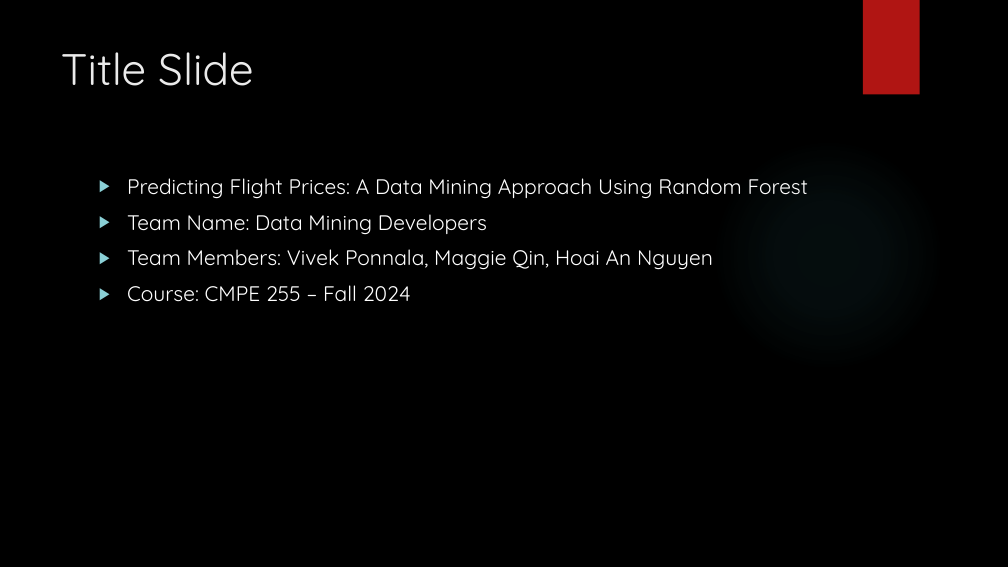
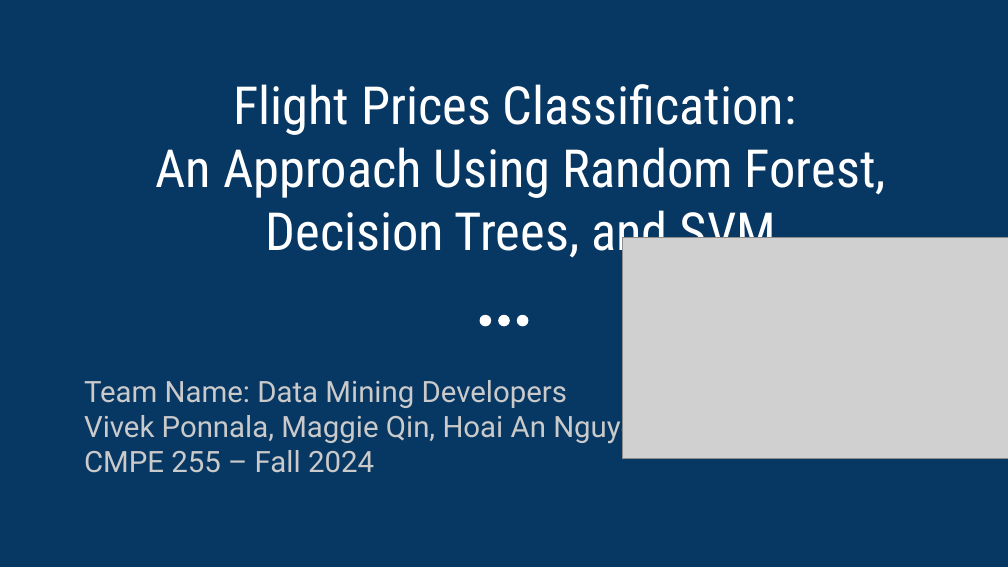
Before and after one commit to vipvivek15/CMPE_255_Final_Project, a slide deck: slide 1 of Final_presentation.pptx. Drawn at 1008x567 pixels with LibreOffice and Linux fonts; fonts in the diff are those of the drawing; grey boxes stand for pictures; background and template pictures are left out. Boxes give left, top, right and bottom in pixels: in the first picture for what was removed or moved away, otherwise in the second. Text is boxed around its words. In the diff, an @@ line names an element or a change of style, - is before the commit and + after.

Commit message:
updated ppt

```diff
--- a/Final_presentation.pptx
+++ b/Final_presentation.pptx
@@ background picture (left out) to #073763 @@
@@ rectangle removed at [863,0,920,95] @@
@@ title removed at [61,52,253,86] @@
-Title Slide
@@ title added at [156,84,886,263], 50 pt, text #FFFFFF @@
+Flight Prices Classification:
+An Approach Using Random Forest, Decision Trees, and SVM
@@ ellipse removed at [712,138,944,371] @@
@@ subtitle at [127,178,808,199]: paragraph removed @@
-▶ Predicting Flight Prices: A Data Mining Approach Using Random Forest
@@ picture added at [622,237,1008,459] @@
@@ ellipse added at [479,315,491,326], fill #FFFFFF @@
@@ ellipse added at [498,315,510,326], fill #FFFFFF @@
@@ ellipse added at [517,315,529,326], fill #FFFFFF @@
@@ subtitle "Team Name: Data Mining Developers": place and size @@
-subtitle "Team Name: Data Mining Developers" at [127,178,808,302]
+subtitle "Team Name: Data Mining Developers" at [84,380,652,473]
@@ subtitle at [84,380,567,408]: size 20 to 28 pt, font Quicksand to Roboto, text colour #FFFFFF to #CACACA in "Team Name: Data Mining Developers"; bullet ▶ to none; less space between paragraphs @@
@@ subtitle at [84,410,652,473]: text changed; size 20 to 28 pt; font Quicksand to Roboto; text colour #FFFFFF to #CACACA @@
-▶ Team Members: Vivek Ponnala, Maggie Qin, Hoai An Nguyen
-▶ Course: CMPE 255 – Fall 2024
+Vivek Ponnala, Maggie Qin, Hoai An Nguyen
+CMPE 255 – Fall 2024
```
Also in this commit, not shown: 13 other slides changed, 4 slides added, 1 slide removed.
